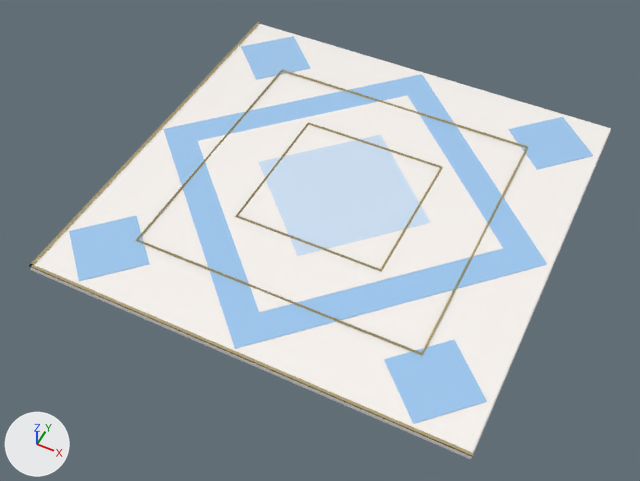
A saved change to the glTF model public/assets/interiors/boutique/floor_blue_diamond.glb.
Both versions are drawn from a 50 mm camera at (1.21, -2.63, 2.93) aimed at (-0.02, -0.19, -0.12). Lighting does not change. The marker at lower left points along +X, +Y and +Z. The older version comes first.

The first picture shows 'floor_blue_diamond'.
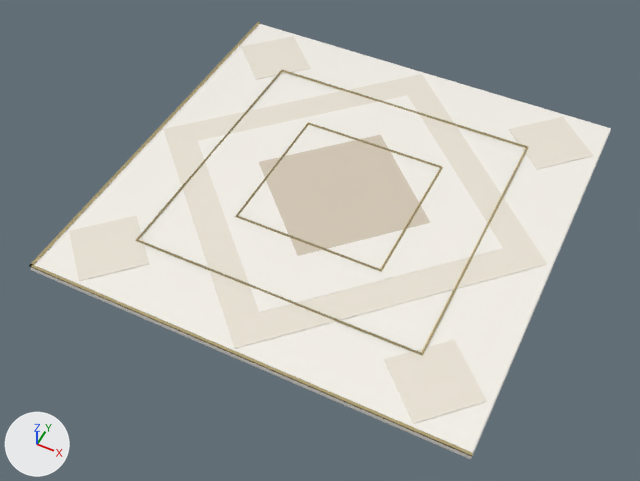
Boxes (x1, y1, x2, y2) around the edits, measured in the pictures (640 x 481 px):
'floor_blue_diamond', recoloured (blue to white): (66, 34, 595, 426) in both

What the commit changed:
Material 'base' (mat_base) changes colour from blue #9fcbf3 to white #efe8da; in linear values from (0.347, 0.597, 0.896) to (0.863, 0.807, 0.701).
Material 'soft' (mat_soft) changes colour from blue #d2e6fb to pale yellow #d9ccb8; in linear values from (0.644, 0.791, 0.965) to (0.694, 0.604, 0.479).
